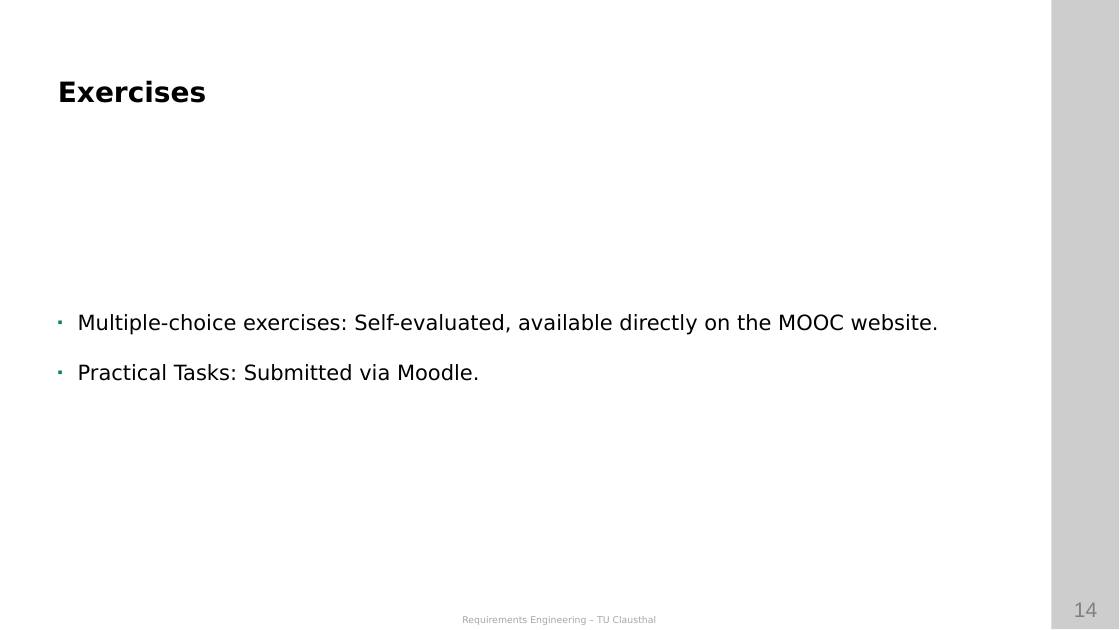
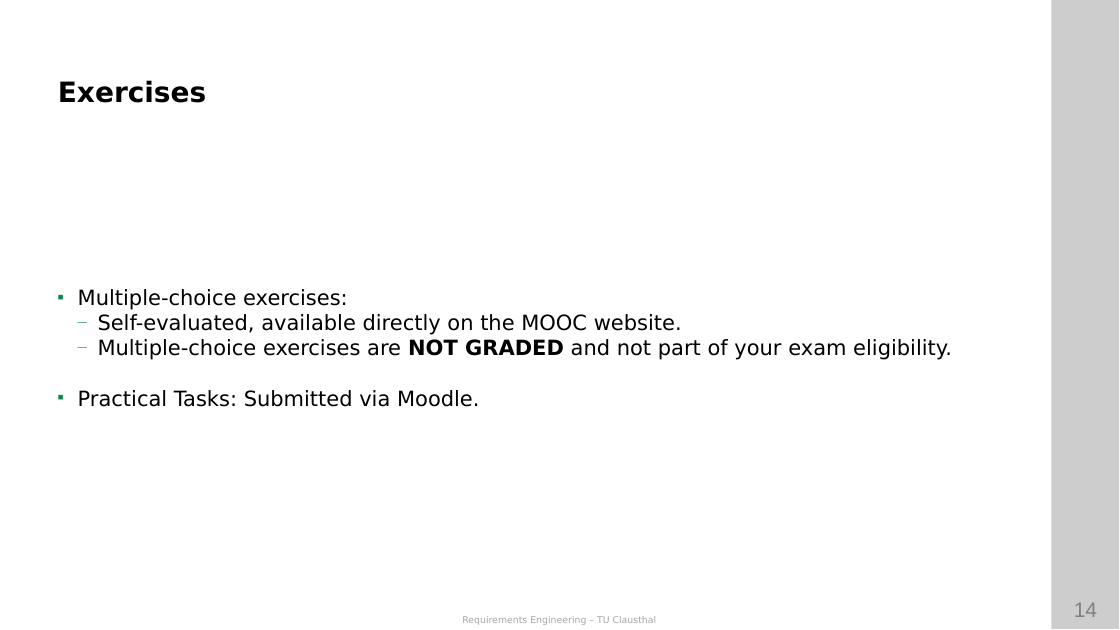
Before and after one commit to ETCE-LAB/teaching-material, a slide deck: slide 14 of Requirements-Engineering/RE-L00-Organization.pptx. Drawn at 1120x630 pixels with LibreOffice and Linux fonts; fonts in the diff are those of the drawing; background and template pictures are left out. Boxes give left, top, right and bottom in pixels: in the first picture for what was removed or moved away, otherwise in the second. Text is boxed around its words. In the diff, an @@ line names an element or a change of style, - is before the commit and + after.

```diff
--- a/Requirements-Engineering/RE-L00-Organization.pptx
+++ b/Requirements-Engineering/RE-L00-Organization.pptx
@@ text at [78,289,952,360]: text changed @@
-◾ Multiple-choice exercises: Self-evaluated, available directly on the MOOC website.
+■ Multiple-choice exercises:
+  — Self-evaluated, available directly on the MOOC website.
+  — Multiple-choice exercises are NOT GRADED and not part of your exam eligibility.
@@ text at [78,390,479,407]: bullet ◾ to ■ @@
```
Also in this commit, not shown: 3 other slides changed, 1 other file.
